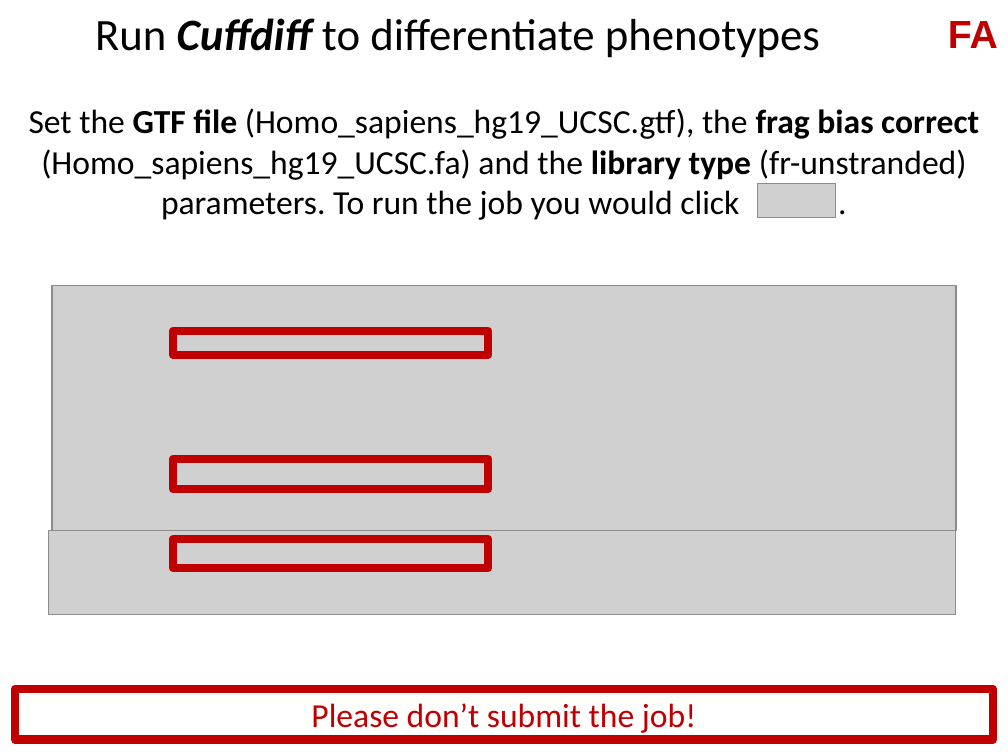
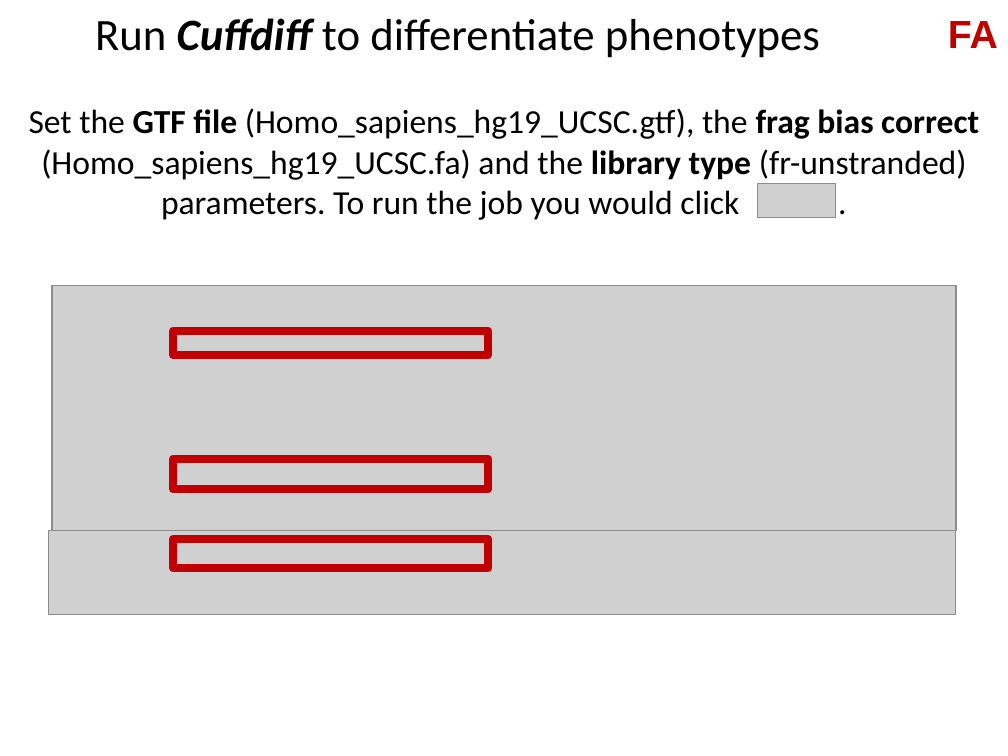
Before and after one commit to genepattern/tutorial-materials, a slide deck: slide 33 of BU_MolBio_RNAseq_in_GP_workshop/slides/2019-04-04_04_GPWorkshop_RNA-Seq in GenePattern.pptx. Drawn at 1008x756 pixels with LibreOffice and Linux fonts; fonts in the diff are those of the drawing; grey boxes stand for pictures. Boxes give left, top, right and bottom in pixels: in the first picture for what was removed or moved away, otherwise in the second. Text is boxed around its words. In the diff, an @@ line names an element or a change of style, - is before the commit and + after.

```diff
--- a/BU_MolBio_RNAseq_in_GP_workshop/slides/2019-04-04_04_GPWorkshop_RNA-Seq in GenePattern.pptx
+++ b/BU_MolBio_RNAseq_in_GP_workshop/slides/2019-04-04_04_GPWorkshop_RNA-Seq in GenePattern.pptx
@@ rectangle removed at box(15, 688, 993, 739) @@
-Please don’t submit the job!
```
Also in this commit, not shown: 4 other slides changed.
